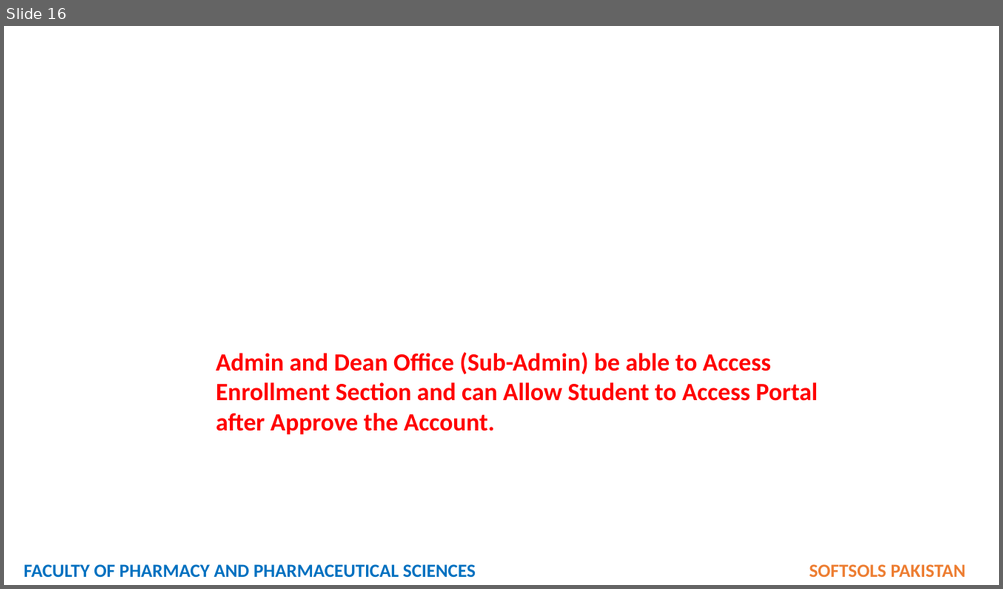
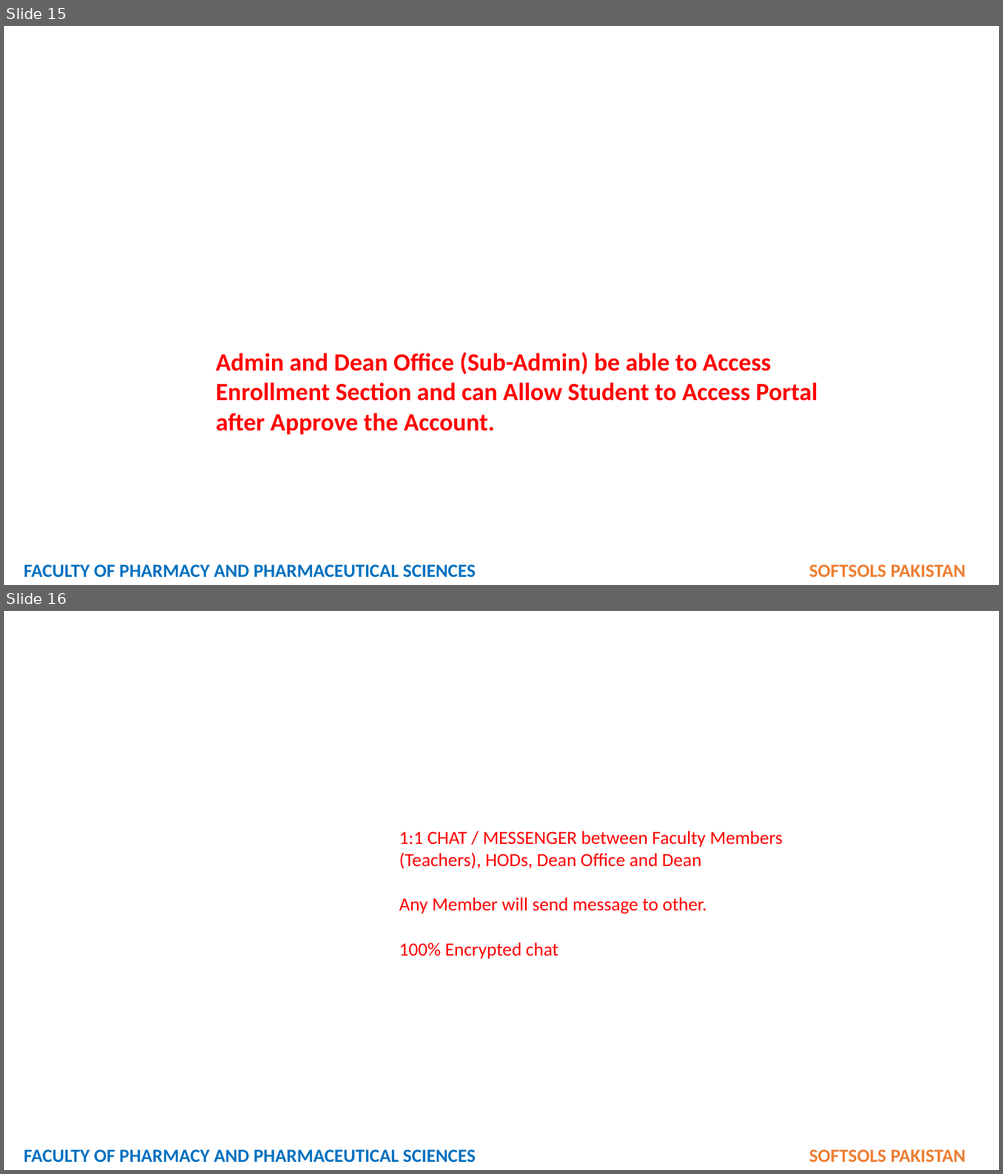
Before and after one commit to softsolspk1/fop, a slide deck: SUPER ADMIN ROLE - DEAN ROLE.pptx. Shown one above the other, each under a label of ours: slide 16 before the commit, slides 15 and 16 after it. The pictures are 1003x589 and 1003x1174 pixels, drawn with LibreOffice and Linux fonts; fonts in the diff are those of the drawing; background and template pictures are left out. Boxes give left, top, right and bottom in pixels: in the first picture for what was removed or moved away, otherwise in the second. Text is boxed around its words. In the diff, an @@ line names an element or a change of style, - is before the commit and + after.

```diff
--- a/SUPER ADMIN ROLE - DEAN ROLE.pptx
+++ b/SUPER ADMIN ROLE - DEAN ROLE.pptx
@@ slide 16 added at [4,611,999,1170], background picture (left out) @@
@@ text added at [399,831,782,959], 18 pt, text #FF0000 @@
+1:1 CHAT / MESSENGER between Faculty Members (Teachers), HODs, Dean Office and Dean
+Any Member will send message to other.
+100% Encrypted chat
@@ text added at [24,1150,965,1163], 18 pt, text #0070C0, bold @@
+FACULTY OF PHARMACY AND PHARMACEUTICAL SCIENCES SOFTSOLS PAKISTAN
@@ what was slide 16 is now slide 15 @@
```
Also in this commit, not shown: 1 slide changed, 12 other slides added, 9 other files.
